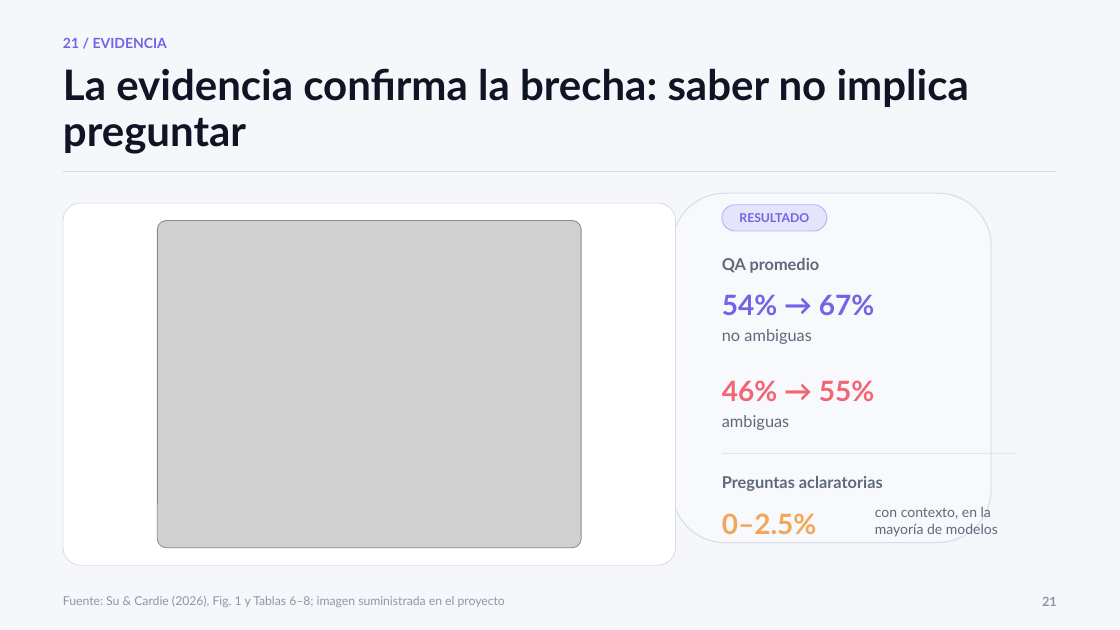
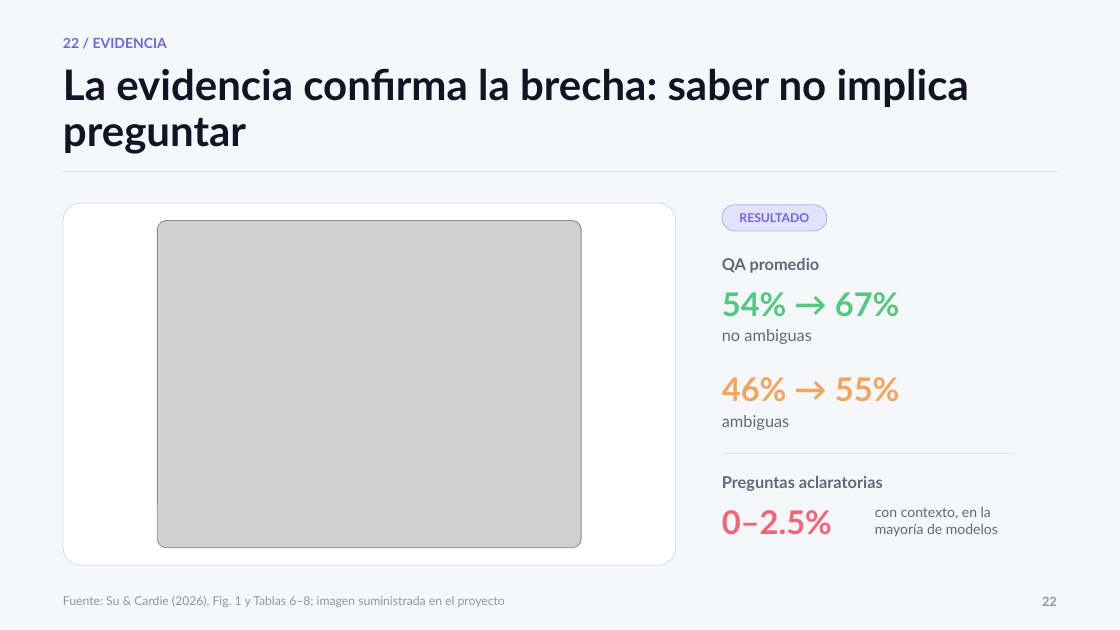
Before and after one commit to kevingomezbcp/Context-engineering, a slide deck: slide 22 of presentation/Context_Engineering_y_Ambiguedad_final_matematica.pptx (slide 21 before the commit). Drawn at 1120x630 pixels with LibreOffice and Linux fonts; fonts in the diff are those of the drawing; grey boxes stand for pictures. Boxes give left, top, right and bottom in pixels: in the first picture for what was removed or moved away, otherwise in the second. Text is boxed around its words. In the diff, an @@ line names an element or a change of style, - is before the commit and + after.

```diff
--- a/presentation/Context_Engineering_y_Ambiguedad_final_matematica.pptx
+++ b/presentation/Context_Engineering_y_Ambiguedad_final_matematica.pptx
@@ text at <box>63,38,167,48</box>: text changed @@
-21 / EVIDENCIA
+22 / EVIDENCIA
@@ rounded rectangle removed at <box>672,193,991,543</box> @@
@@ text "54% → 67%" at <box>722,292,900,317</box>: size 24 to 28 pt, text colour #7065E8 to #52C97F; vertical alignment middle to top @@
@@ text "46% → 55%" at <box>722,377,900,402</box>: size 24 to 28 pt, text colour #F26674 to #F2A65A; vertical alignment middle to top @@
@@ text "0–2.5%" at <box>722,510,832,534</box>: size 24 to 28 pt, text colour #F2A65A to #F26674; vertical alignment middle to top @@
@@ text at <box>1042,597,1057,606</box>: text changed @@
-21
+22
```
Also in this commit, not shown: 12 other slides changed, 1 slide added, 7 other files.
